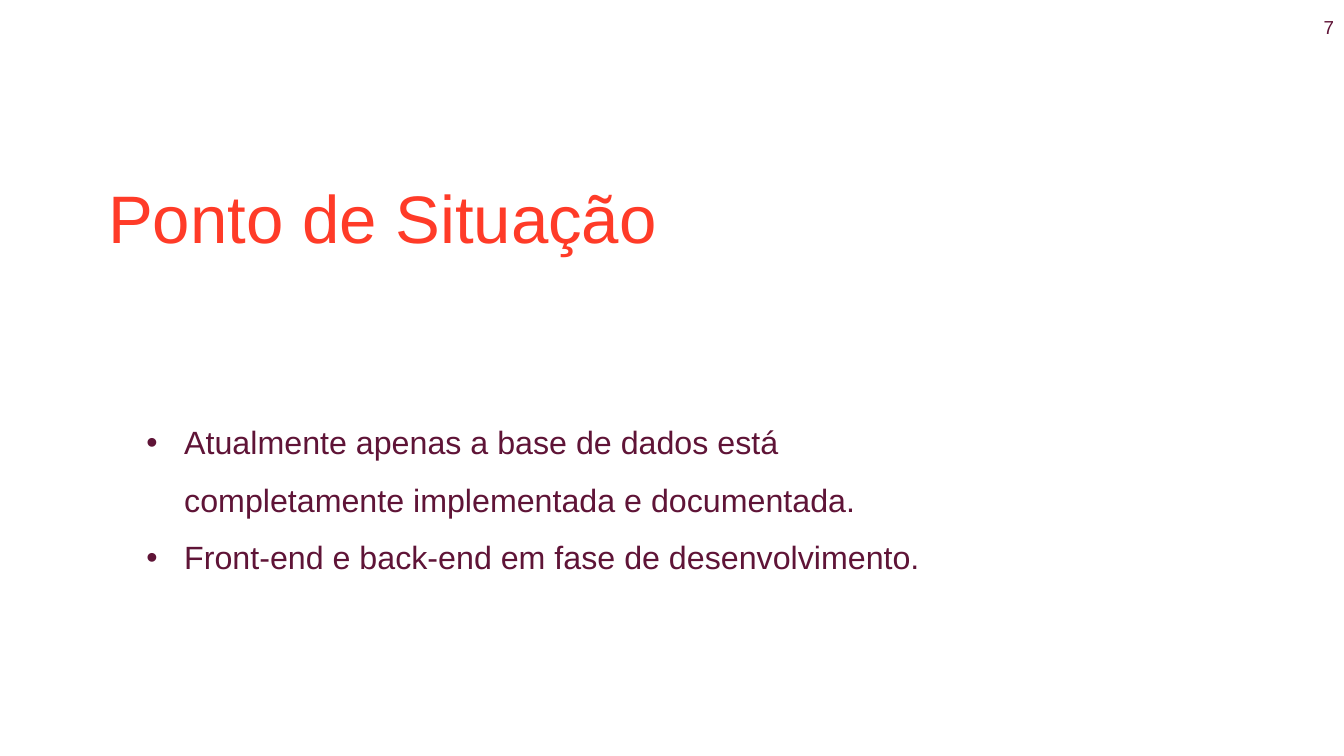
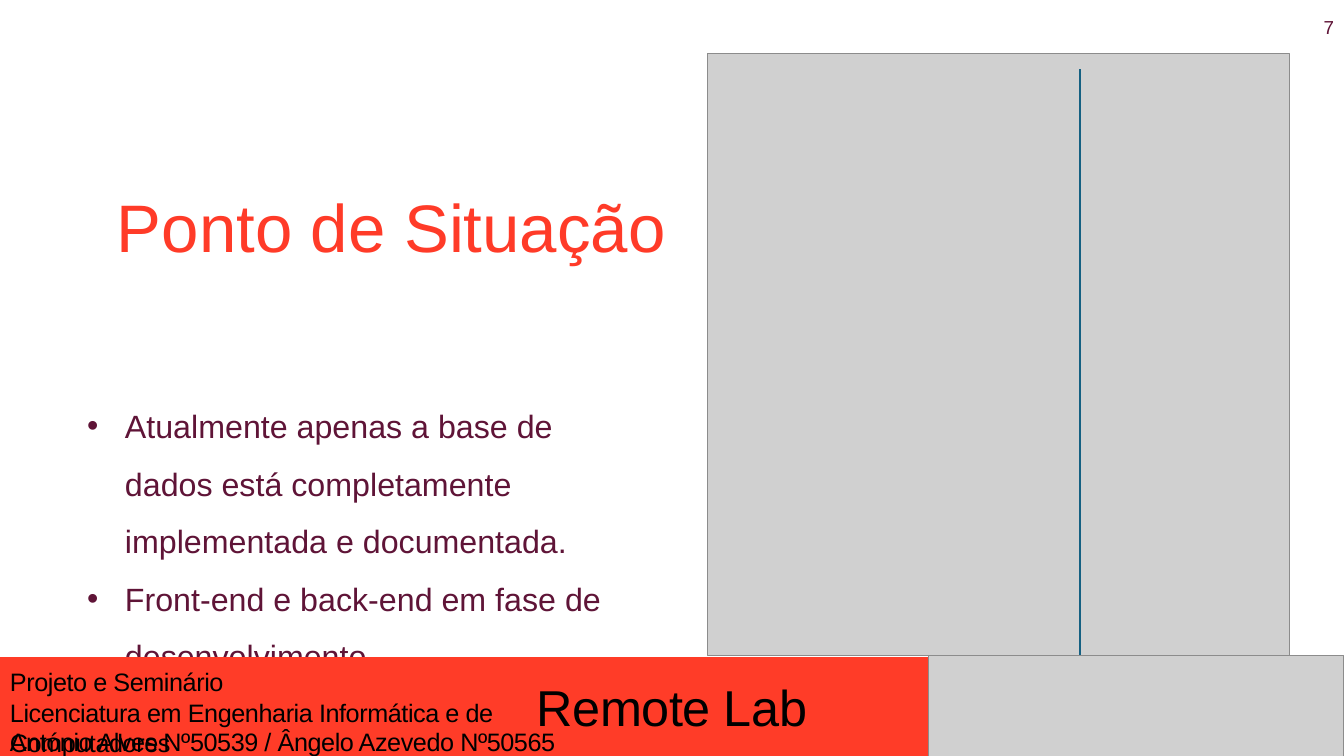
Before and after one commit to isel-remote-lab/documentation, a slide deck: slide 7 of img/ApresentacaoProgressoRL.pptx. Drawn at 1344x756 pixels with LibreOffice and Linux fonts; fonts in the diff are those of the drawing; grey boxes stand for pictures; background and template pictures are left out. Boxes give left, top, right and bottom in pixels: in the first picture for what was removed or moved away, otherwise in the second. Text is boxed around its words. In the diff, an @@ line names an element or a change of style, - is before the commit and + after.

```diff
--- a/img/ApresentacaoProgressoRL.pptx
+++ b/img/ApresentacaoProgressoRL.pptx
@@ picture added at <box>708,53,1290,655</box> @@
@@ line added from (1080, 70) to (1080, 655), #156082 1.5 pt @@
@@ text "Ponto de Situação": place and size @@
-text "Ponto de Situação" at <box>108,194,656,255</box>
+text "Ponto de Situação" at <box>117,203,665,264</box>
@@ text "Atualmente apenas a base de ..." rewrapped from <box>184,430,919,570</box> to <box>125,414,601,675</box> @@
@@ group added at <box>0,655,1344,756</box>: 3 texts, 1 rectangle, 1 picture @@
+Remote Lab
+António Alves Nº50539 / Ângelo Azevedo Nº50565
+Projeto e Seminário
+Licenciatura em Engenharia Informática e de Computadores
```
Also in this commit, not shown: 5 other slides changed, 3 slides added, 4 slides removed, 1 other file.
